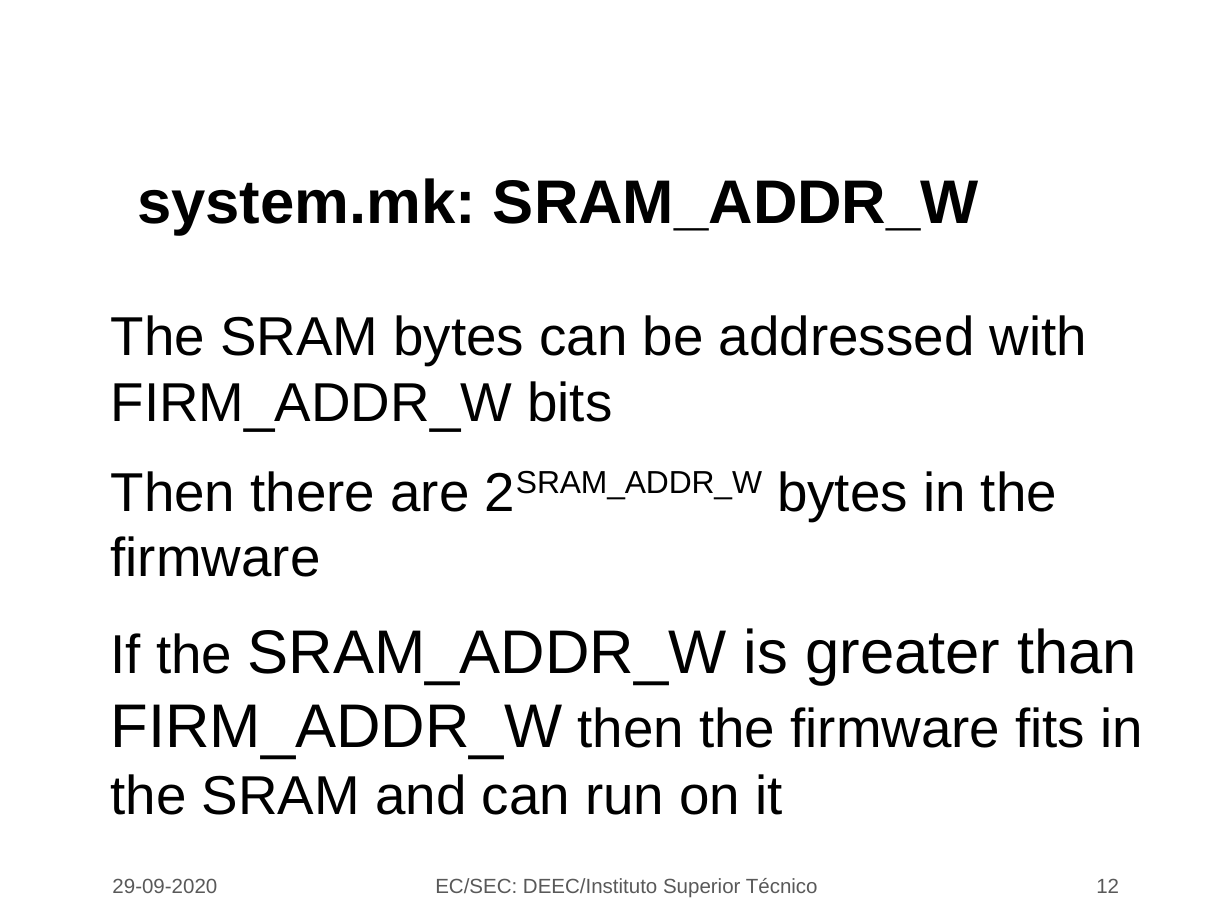
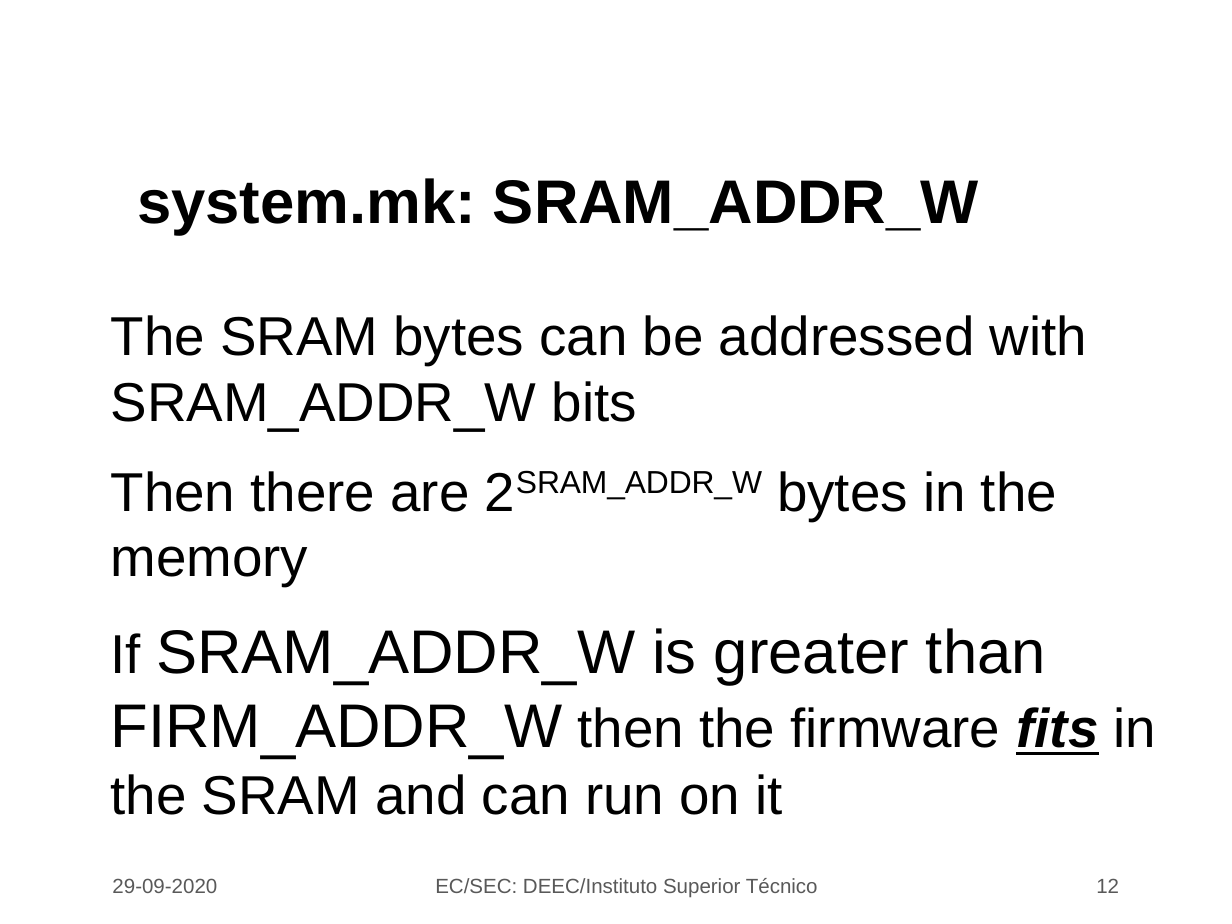
Before and after one commit to jjts/ist-sec, a slide deck: slide 12 of lectures/l3/l3.odp. Drawn at 1232x924 pixels with LibreOffice and Linux fonts; fonts in the diff are those of the drawing; background and template pictures are left out. Boxes give left, top, right and bottom in pixels: in the first picture for what was removed or moved away, otherwise in the second. Text is boxed around its words. In the diff, an @@ line names an element or a change of style, - is before the commit and + after.

Commit message:
lecture 5

```diff
--- a/lectures/l3/l3.odp
+++ b/lectures/l3/l3.odp
@@ text at box(111, 315, 1157, 815): text changed @@
-● The SRAM bytes can be addressed with FIRM_ADDR_W bits
-● Then there are 2SRAM_ADDR_W bytes in the firmware
-● If the SRAM_ADDR_W is greater than FIRM_ADDR_W then the firmware fits in the SRAM and can run on it
+● The SRAM bytes can be addressed with SRAM_ADDR_W bits
+● Then there are 2SRAM_ADDR_W bytes in the memory
+● If SRAM_ADDR_W is greater than FIRM_ADDR_W then the firmware fits in the SRAM and can run on it
```
Also in this commit, not shown: 15 other slides changed, 3 slides added, 1 slide removed, 5 other files.
